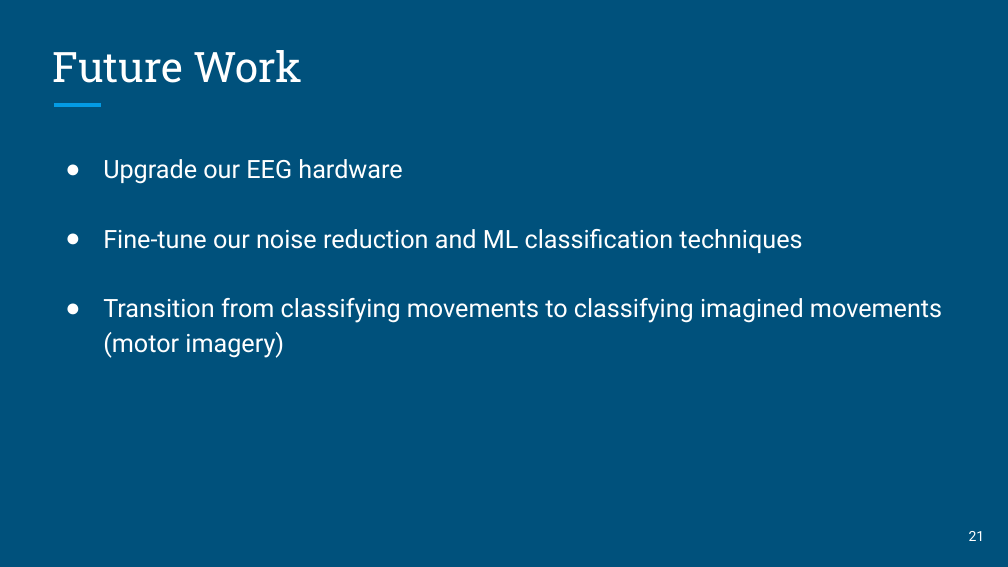
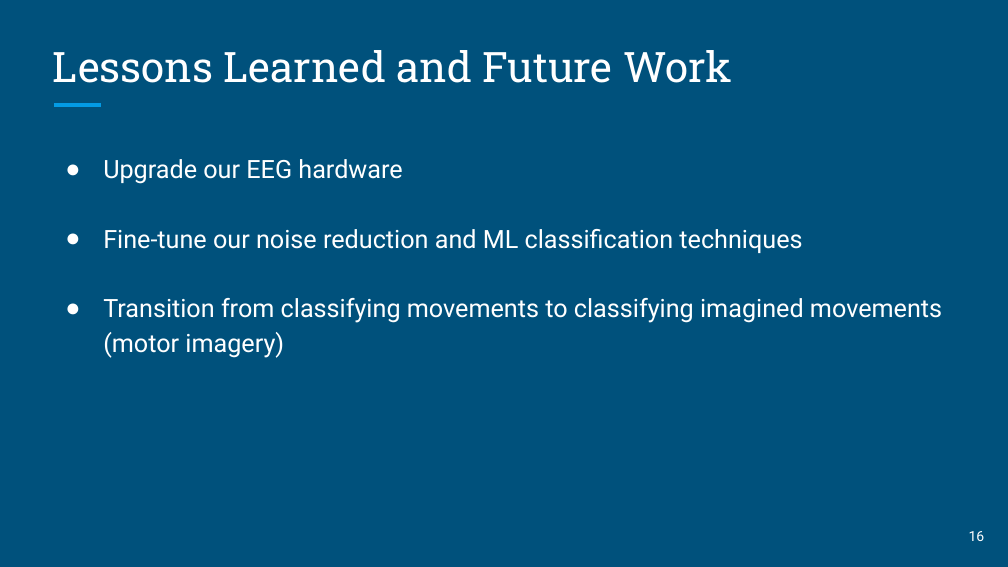
Before and after one commit to knotekbr/cs475_capstone, a slide deck: slide 16 of MindGames Final Presentation (1).pptx (slide 21 before the commit). Drawn at 1008x567 pixels with LibreOffice and Linux fonts; fonts in the diff are those of the drawing. Boxes give left, top, right and bottom in pixels: in the first picture for what was removed or moved away, otherwise in the second. Text is boxed around its words. In the diff, an @@ line names an element or a change of style, - is before the commit and + after.

```diff
--- a/MindGames Final Presentation (1).pptx
+++ b/MindGames Final Presentation (1).pptx
@@ title at (x1=53, y1=50, x2=731, y2=83): text changed @@
-Future Work
+Lessons Learned and Future Work
@@ page number at (x1=969, y1=531, x2=985, y2=541): text changed @@
-21
+16
```
Also in this commit, not shown: 3 other slides changed, 2 slides added, 7 slides removed, 1 other file.
